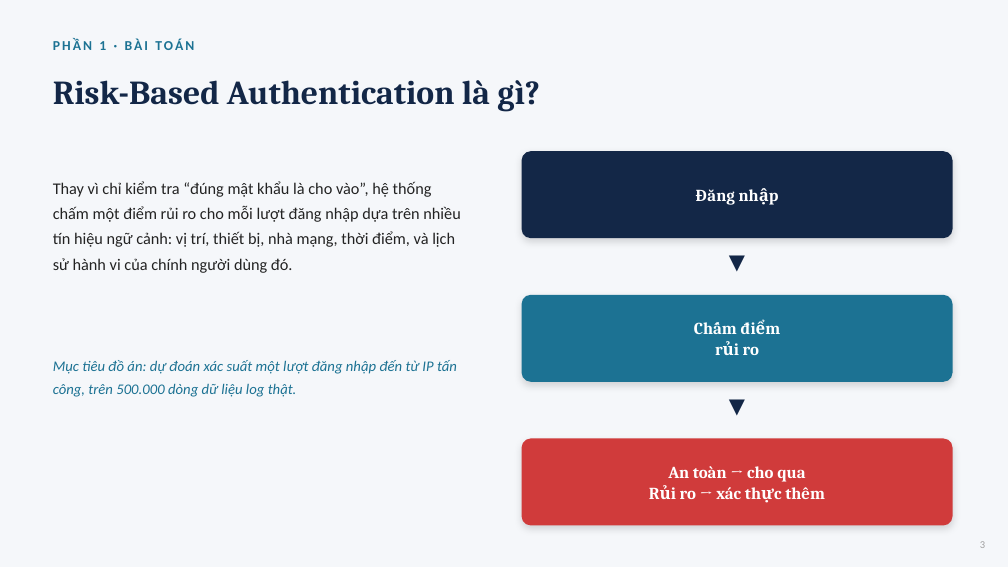
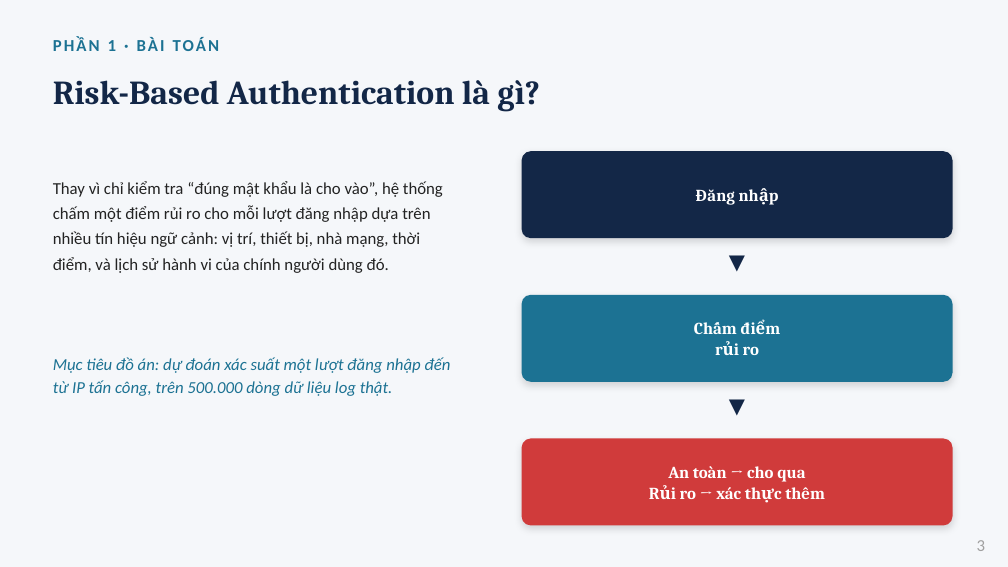
Before and after one commit to 2591317-student/MachineLearningAdvance, a slide deck: slide 3 of SlideThuyetTrinh_RBA_MLP_Fuzzy.pptx. Drawn at 1008x567 pixels with LibreOffice and Linux fonts; fonts in the diff are those of the drawing. Boxes give left, top, right and bottom in pixels: in the first picture for what was removed or moved away, otherwise in the second. Text is boxed around its words. In the diff, an @@ line names an element or a change of style, - is before the commit and + after.

```diff
--- a/SlideThuyetTrinh_RBA_MLP_Fuzzy.pptx
+++ b/SlideThuyetTrinh_RBA_MLP_Fuzzy.pptx
@@ text "PHẦN 1 · BÀI TOÁN" at [108, 40, 116, 51]: size 13 to 16 pt @@
@@ text "Thay vì chỉ kiểm tra ..." at [53, 181, 443, 273]: size 15.5 to 16 pt @@
@@ text "Mục tiêu đồ án: dự ..." at [53, 357, 451, 396]: size 14 to 16 pt @@
@@ text "3" at [977, 540, 985, 551]: size 10 to 16 pt @@
```
Also in this commit, not shown: 16 other slides changed, 3 other files.
